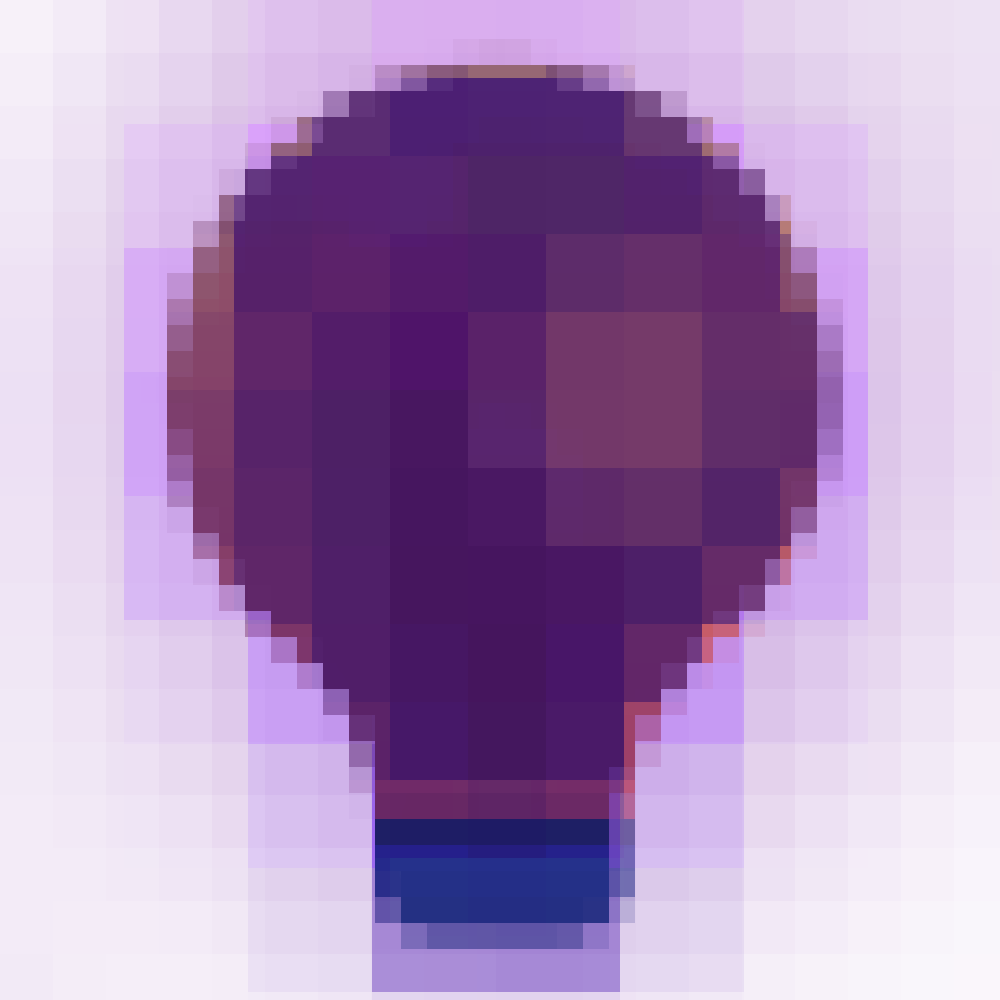
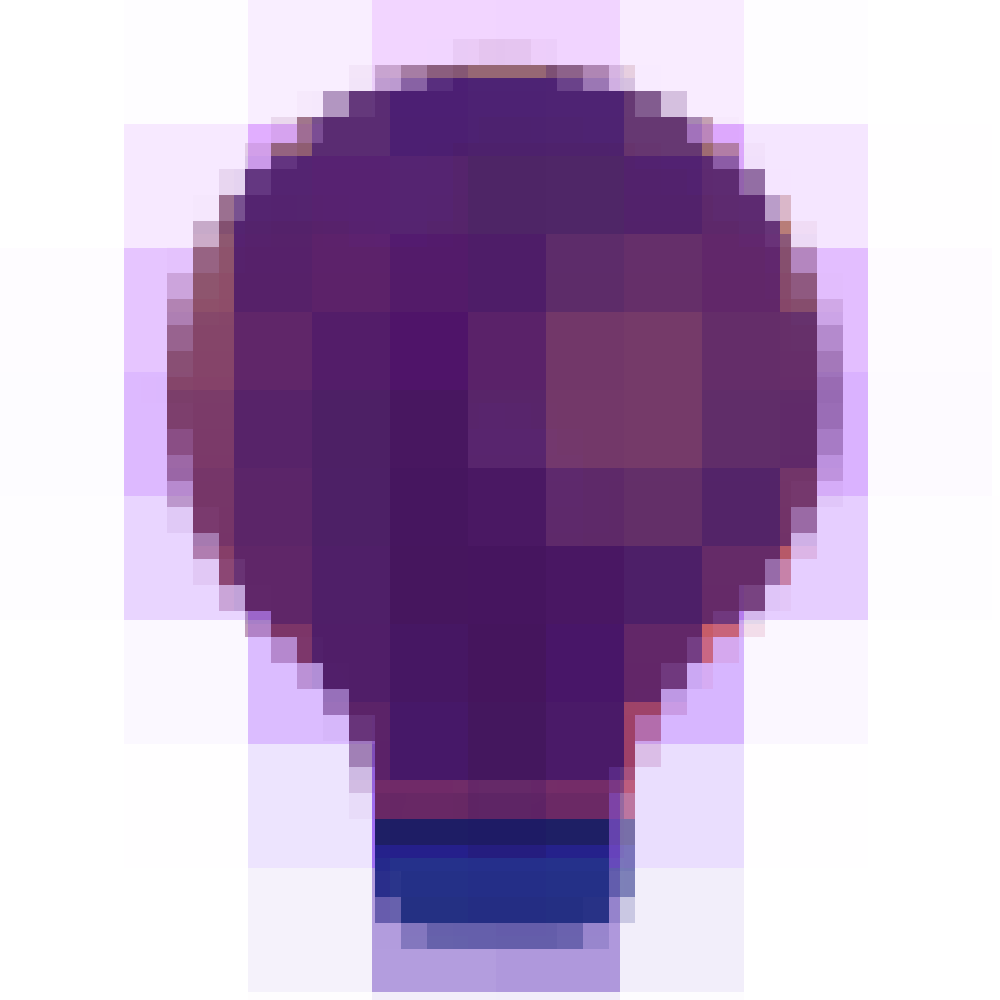
Two versions of the same layered image (1000 x 1000). Layer-by-layer changes:
removed layer "..." over (0, 0, 1000, 1000)
